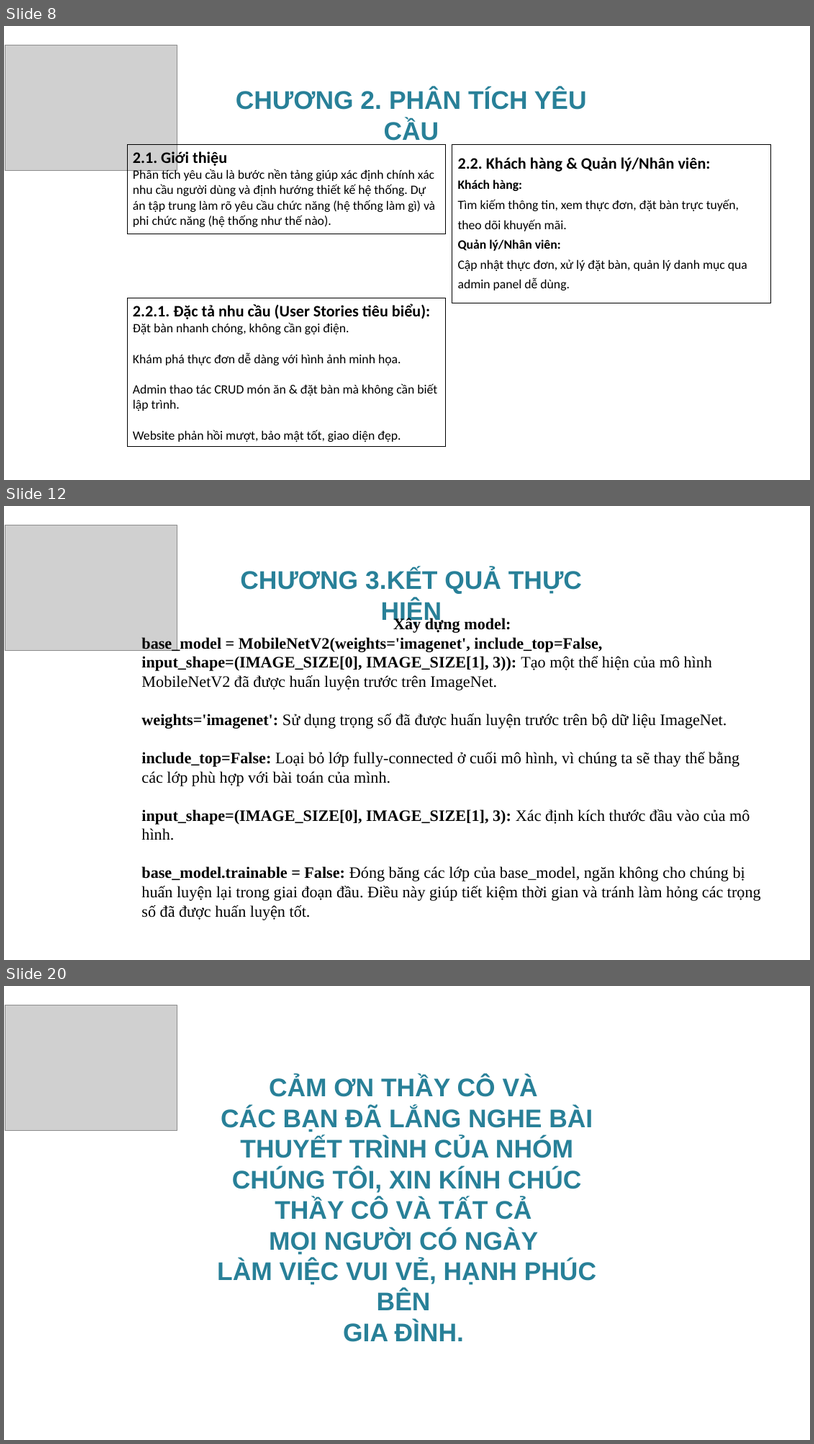
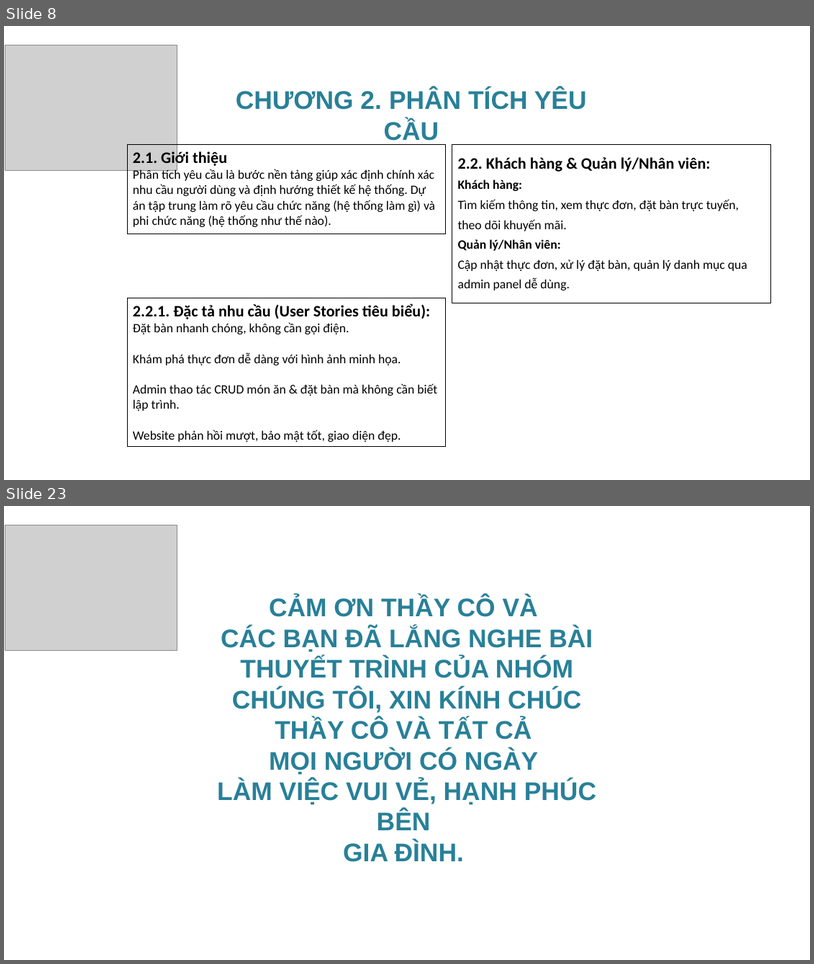
Before and after one commit to KyThuatTVU/DuAn-WebSiteNhaHang, a slide deck: BaoCaoKTM_NhomTripleCode/SlideBaoCaoKetThucMon_Nhom01.pptx. Shown one above the other, each under a label of ours: slides 8, 12 and 20 before the commit, slides 8 and 23 after it; the slides between them are not shown. The pictures are 814x1444 and 814x964 pixels, drawn with LibreOffice and Linux fonts; fonts in the diff are those of the drawing; grey boxes stand for pictures; background and template pictures are left out. Boxes give left, top, right and bottom in pixels: in the first picture for what was removed or moved away, otherwise in the second. Text is boxed around its words. In the diff, an @@ line names an element or a change of style, - is before the commit and + after.

```diff
--- a/BaoCaoKTM_NhomTripleCode/SlideBaoCaoKetThucMon_Nhom01.pptx
+++ b/BaoCaoKTM_NhomTripleCode/SlideBaoCaoKetThucMon_Nhom01.pptx
@@ slide 12 removed at (4, 506, 810, 960), background picture (left out) @@
@@ picture removed at (5, 525, 177, 650) @@
@@ text removed at (240, 569, 582, 625) @@
-CHƯƠNG 3.KẾT QUẢ THỰC HIỆN
@@ text removed at (142, 617, 761, 920) @@
-Xây dựng model:
-base_model = MobileNetV2(weights='imagenet', include_top=False, input_shape=(IMAGE_SIZE[0], IMAGE_SIZE[1], 3)): Tạo một thể hiện của mô hình MobileNetV2 đã được huấn luyện trước trên ImageNet.
-weights='imagenet': Sử dụng trọng số đã được huấn luyện trước trên bộ dữ liệu ImageNet.
-include_top=False: Loại bỏ lớp fully-connected ở cuối mô hình, vì chúng ta sẽ thay thế bằng các lớp phù hợp với bài toán của mình.
-input_shape=(IMAGE_SIZE[0], IMAGE_SIZE[1], 3): Xác định kích thước đầu vào của mô hình.
-base_model.trainable = False: Đóng băng các lớp của base_model, ngăn không cho chúng bị huấn luyện lại trong giai đoạn đầu. Điều này giúp tiết kiệm thời gian và tránh làm hỏng các trọng số đã được huấn luyện tốt.
@@ what was slide 20 is now slide 23 @@
```
Also in this commit, not shown: 3 slides changed, 11 slides added, 7 other slides removed, 33 other files.
